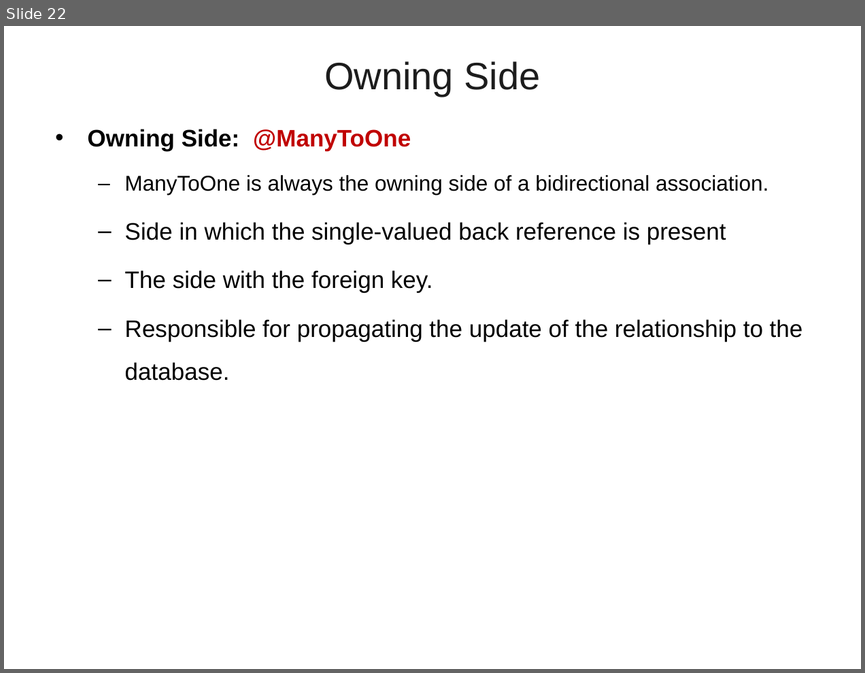
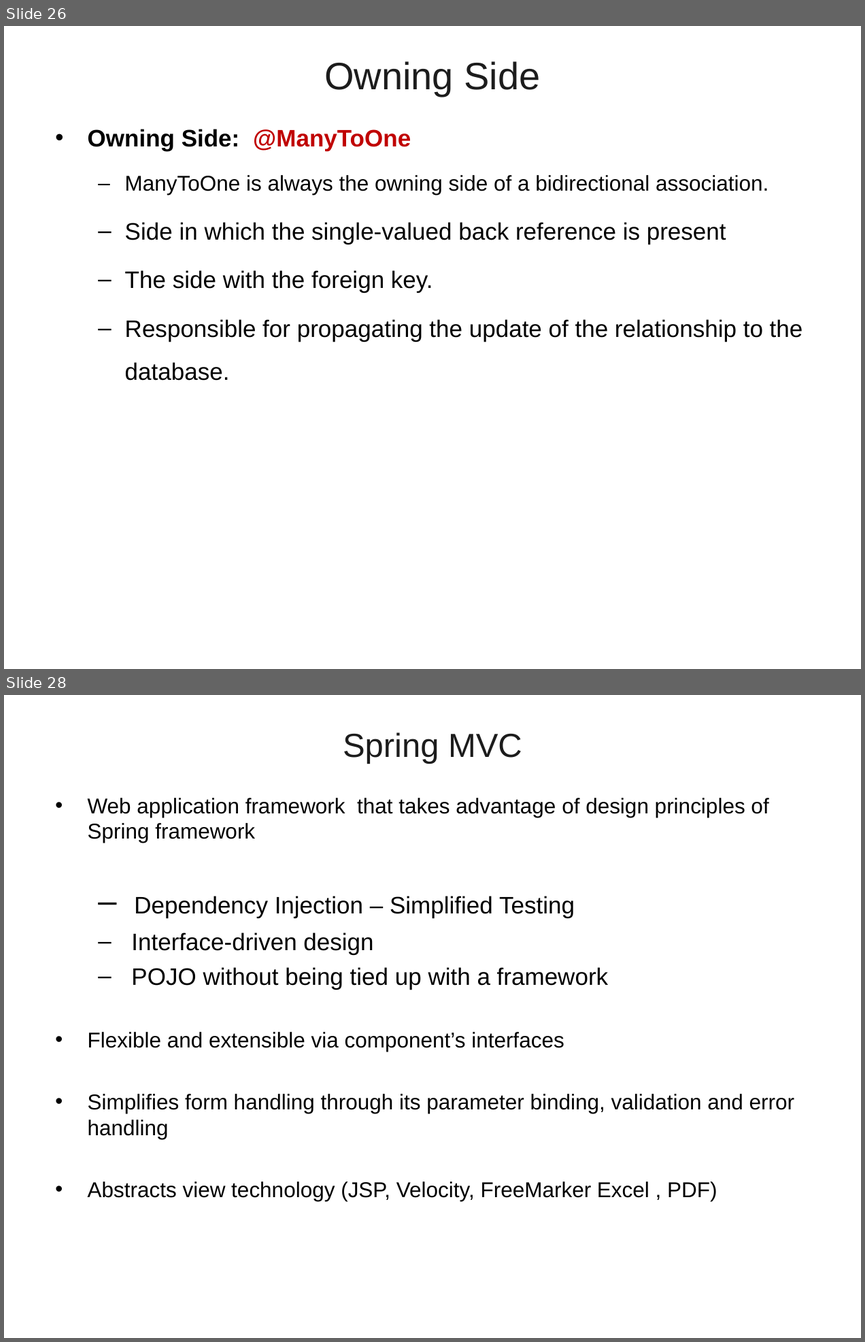
Before and after one commit to vatsanTraining/training_july_2023, a slide deck: Spring_JPA_Bajaj_Module02.ppt. Shown one above the other, each under a label of ours: slide 22 before the commit, slides 26 and 28 after it; the slides between them are not shown. The pictures are 865x673 and 865x1342 pixels, drawn with LibreOffice and Linux fonts; fonts in the diff are those of the drawing; background and template pictures are left out. Boxes give left, top, right and bottom in pixels: in the first picture for what was removed or moved away, otherwise in the second. Text is boxed around its words. In the diff, an @@ line names an element or a change of style, - is before the commit and + after.

```diff
--- a/Spring_JPA_Bajaj_Module02.ppt
+++ b/Spring_JPA_Bajaj_Module02.ppt
@@ slide 28 added at box(4, 695, 861, 1338), background picture (left out) @@
@@ title added at box(343, 732, 522, 764), 28 pt, text #1C1C1C @@
+Spring MVC
@@ text added at box(88, 798, 794, 1201), 18 pt, text #000000 @@
+• Web application framework that takes advantage of design principles of Spring framework
+  – Dependency Injection – Simplified Testing
+  – Interface-driven design
+  – POJO without being tied up with a framework
+• Flexible and extensible via component’s interfaces
+• Simplifies form handling through its parameter binding, validation and error handling
+• Abstracts view technology (JSP, Velocity, FreeMarker Excel , PDF)
@@ what was slide 22 is now slide 26 @@
```
Also in this commit, not shown: 27 other slides added.
